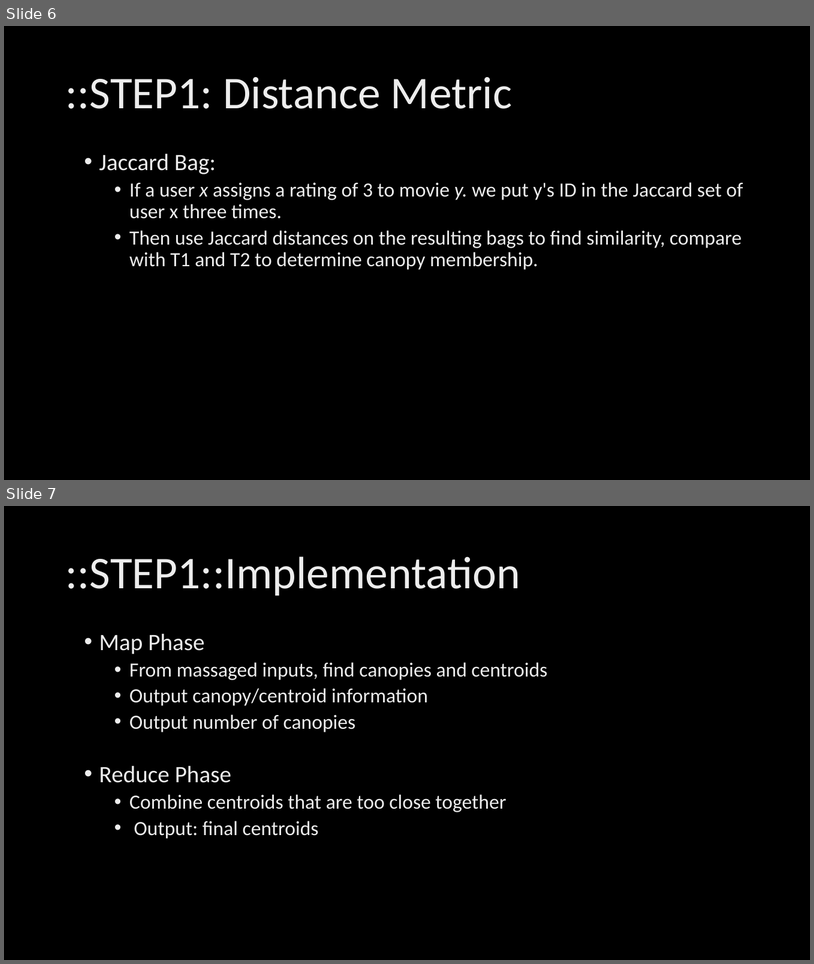
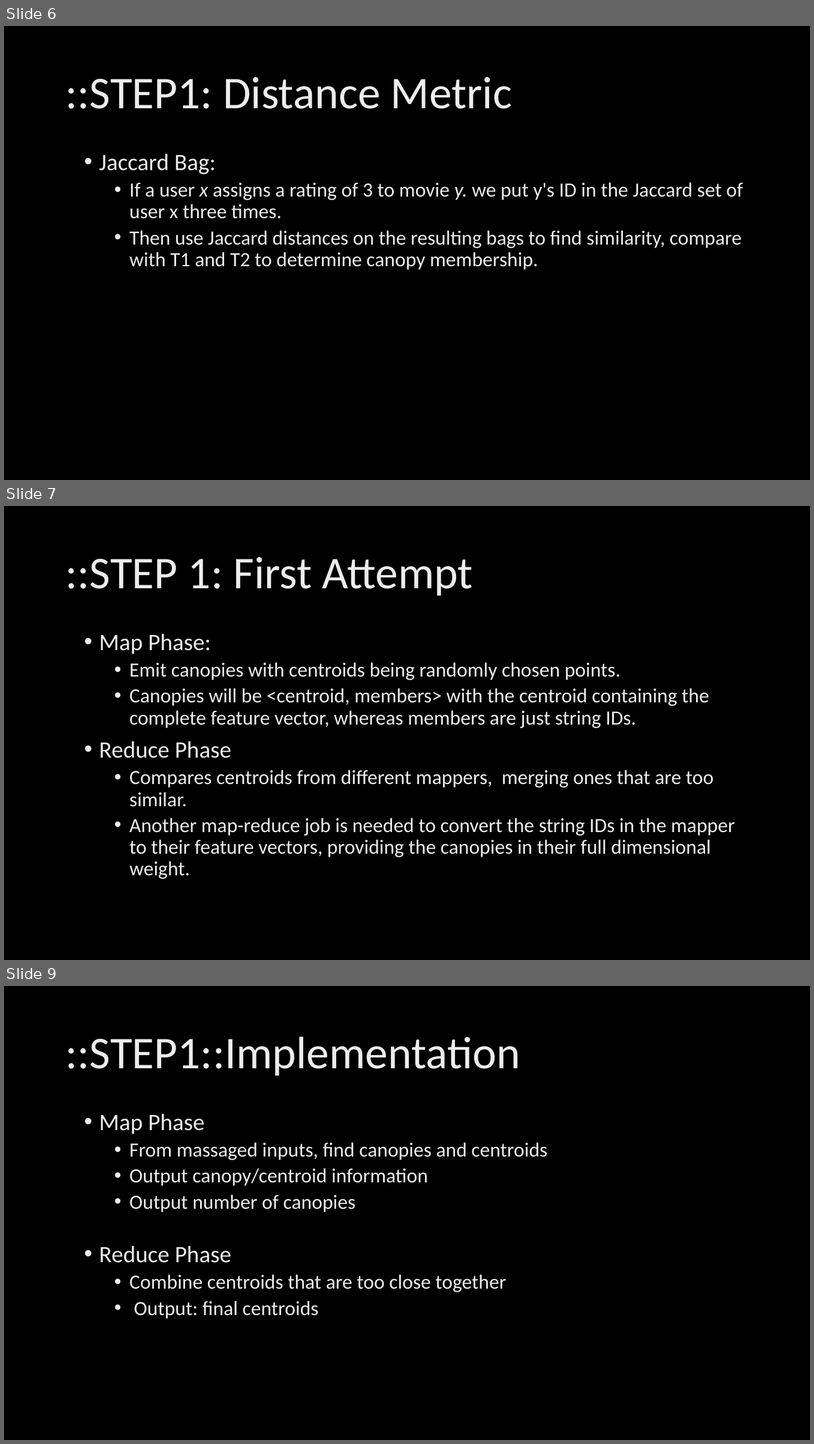
Before and after one commit to ahmed-k/CS757FinalProject, a slide deck: documentation/CS757 - Final Project Presentation.pptx. Shown one above the other, each under a label of ours: slides 6 and 7 before the commit, slides 6, 7 and 9 after it; the slides between them are not shown. The pictures are 814x964 and 814x1444 pixels, drawn with LibreOffice and Linux fonts; fonts in the diff are those of the drawing; background and template pictures are left out. Boxes give left, top, right and bottom in pixels: in the first picture for what was removed or moved away, otherwise in the second. Text is boxed around its words. In the diff, an @@ line names an element or a change of style, - is before the commit and + after.

```diff
--- a/documentation/CS757 - Final Project Presentation.pptx
+++ b/documentation/CS757 - Final Project Presentation.pptx
@@ slide 7 added at (4,506,810,960), background picture (left out) @@
@@ title added at (65,557,474,596), 54 pt, text gradient #BFBFBF to #EDEDED to #FFFFFF @@
+::STEP 1: First Attempt
@@ text added at (99,633,735,879), 24 pt, text gradient #BFBFBF to #EDEDED to #FFFFFF @@
+• Map Phase:
+  • Emit canopies with centroids being randomly chosen points.
+  • Canopies will be <centroid, members> with the centroid containing the complete feature vector, whereas members are just string IDs.
+• Reduce Phase
+  • Compares centroids from different mappers, merging ones that are too similar.
+  • Another map-reduce job is needed to convert the string IDs in the mapper to their feature vectors, providing the canopies in their full dimensional weight.
@@ what was slide 7 is now slide 9 @@
```
Also in this commit, not shown: 3 slides changed, 9 other slides added.
